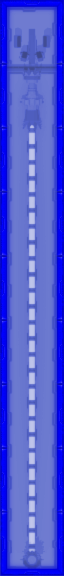
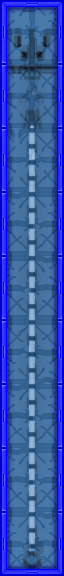
Layers edited between the first and the second 64 x 576 image:
added group "Blueprint" with 6 layers above "Roof_66" over [0,0,64,576]
added group "Gruppe 1" with 3 layers in group "Blueprint" over [0,0,64,576]
added layer "Ebene 2" in group "Gruppe 1" over [0,0,64,576]
added layer "Ebene 1 Kopie" (90%) in group "Gruppe 1" over [0,0,64,576]
hid "blueprints", moved it into group "Blueprint" over [0,0,64,576]
hid "NacelleSmall_1x9.png Kopie", moved it into group "Blueprint" over [0,0,64,576]
added layer "structure" over [0,0,64,576]
